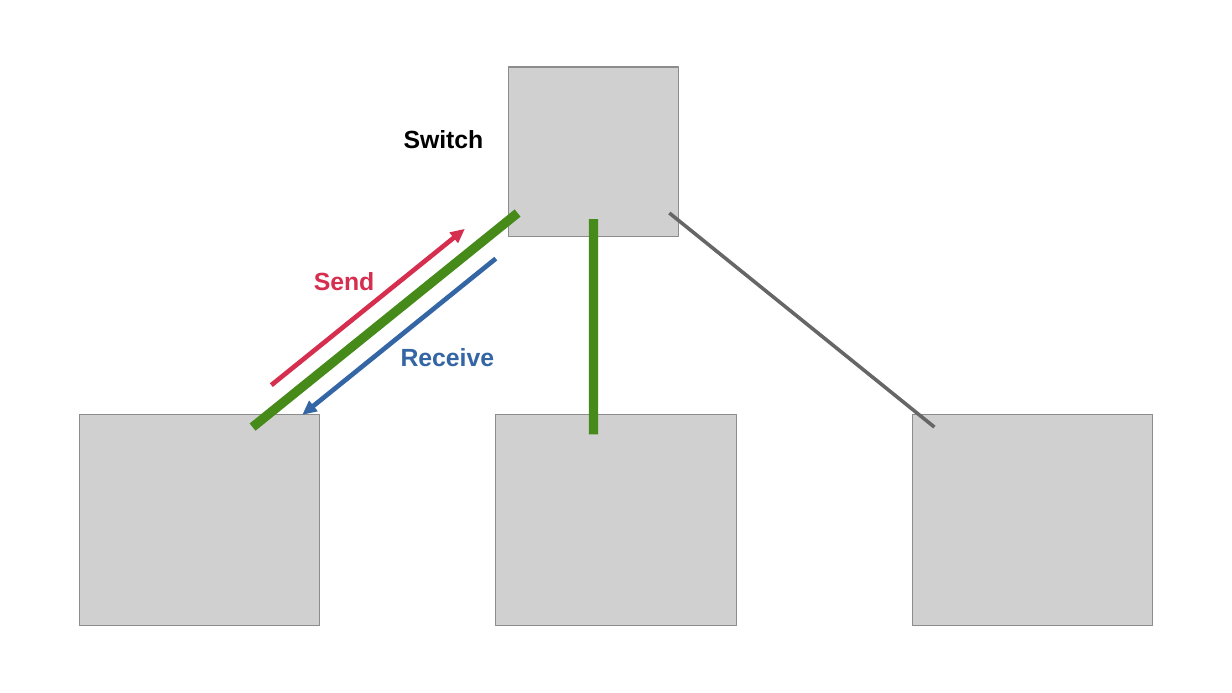
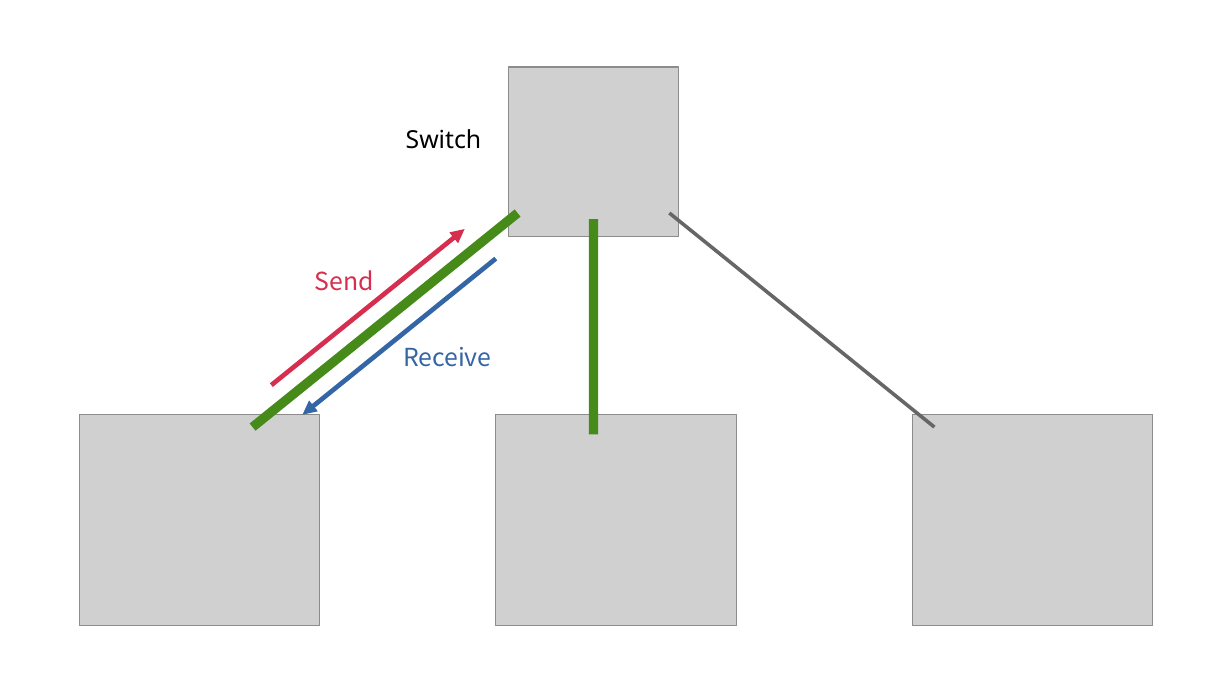
Before and after one commit to ichigo-1125/knowledge, a slide deck: slide 5 of assets/internet.odp. Drawn at 1232x693 pixels with LibreOffice and Linux fonts; fonts in the diff are those of the drawing; grey boxes stand for pictures. Boxes give left, top, right and bottom in pixels: in the first picture for what was removed or moved away, otherwise in the second. Text is boxed around its words. In the diff, an @@ line names an element or a change of style, - is before the commit and + after.

```diff
--- a/assets/internet.odp
+++ b/assets/internet.odp
@@ text "Switch" at (x1=406, y1=129, x2=482, y2=149): font Arial to Noto Sans, bold off @@
@@ text "Send" at (x1=315, y1=270, x2=374, y2=291): font Arial to Noto Sans CJK SC, bold off @@
@@ text "Receive" at (x1=403, y1=347, x2=491, y2=367): font Arial to Noto Sans CJK SC, bold off @@
```
Also in this commit, not shown: 4 other slides changed, 2 slides added, 14 other files.
